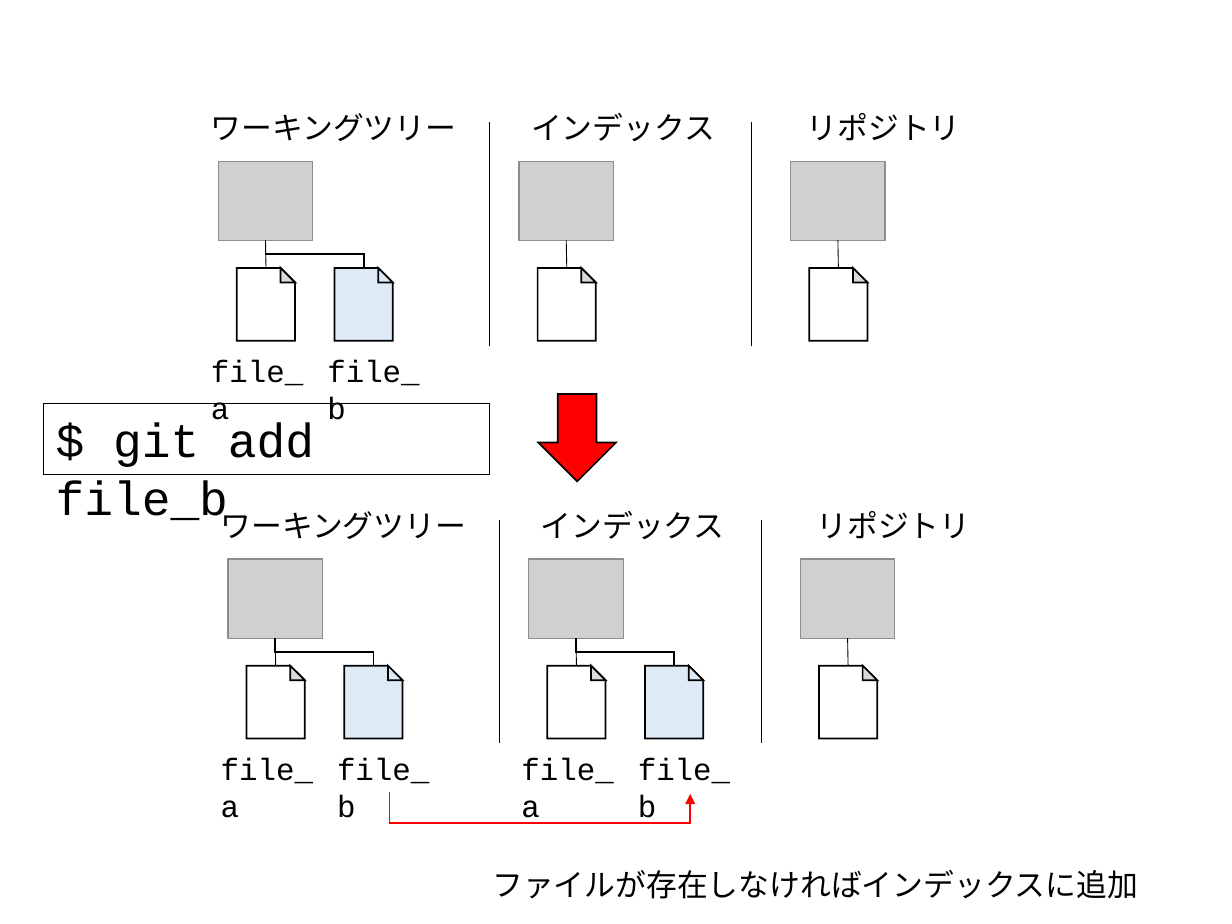
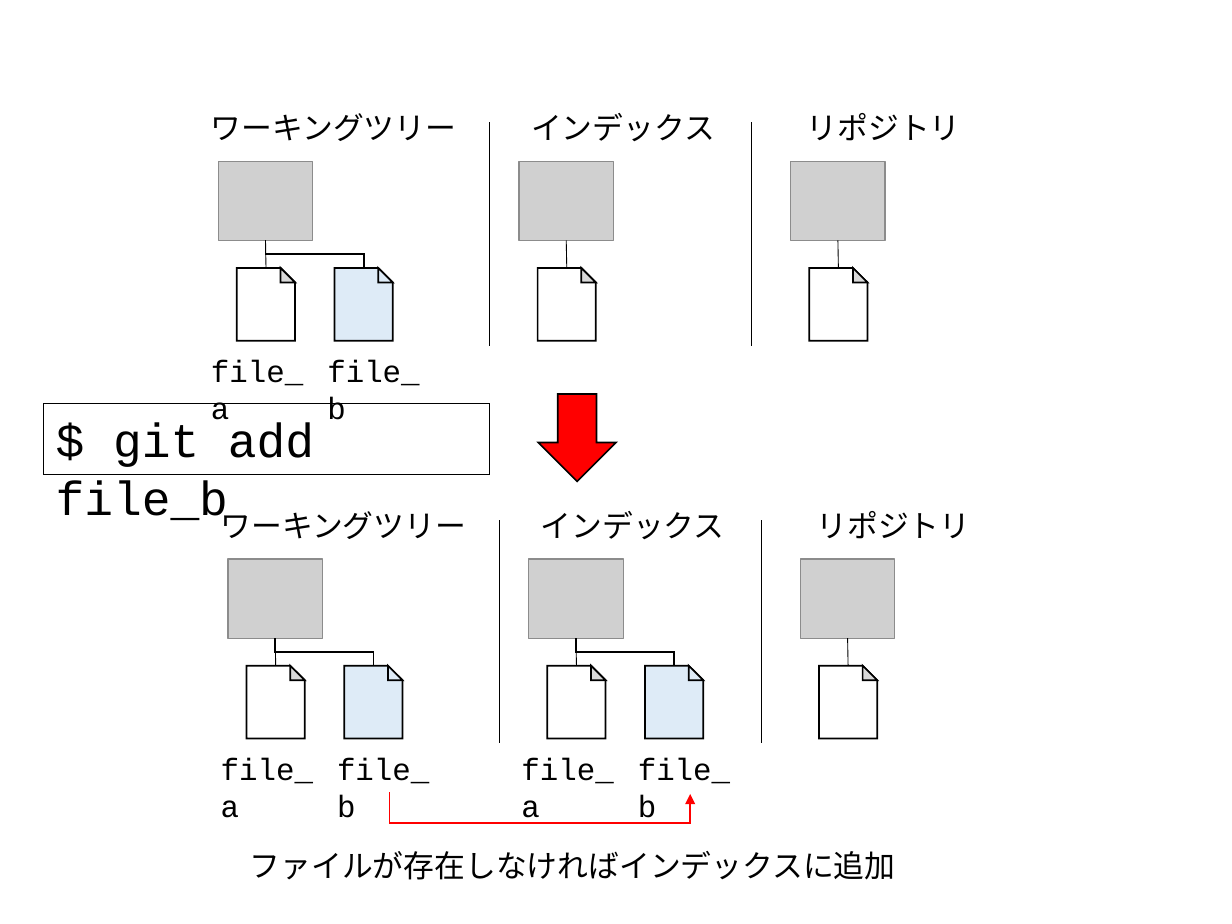
Before and after one commit to kaityo256/github, a slide deck: slide 2 of basics/fig/fig.pptx. Drawn at 1232x924 pixels with LibreOffice and Linux fonts; fonts in the diff are those of the drawing; grey boxes stand for pictures. Boxes give left, top, right and bottom in pixels: in the first picture for what was removed or moved away, otherwise in the second. Text is boxed around its words. In the diff, an @@ line names an element or a change of style, - is before the commit and + after.

Commit message:
updates fig

```diff
--- a/basics/fig/fig.pptx
+++ b/basics/fig/fig.pptx
@@ text "ファイルが存在しなければインデックスに追加": place and size @@
-text "ファイルが存在しなければインデックスに追加" at <box>492,870,1138,899</box>
+text "ファイルが存在しなければインデックスに追加" at <box>250,851,896,880</box>
```
Also in this commit, not shown: 1 slide added.
